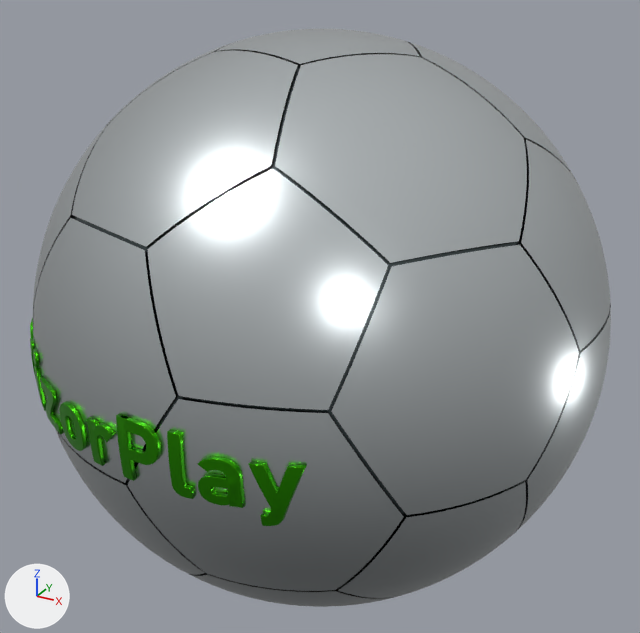
Before and after pictures for a commit that changed the glTF model ui/assets/vizorplay-football.glb.
Rendered twice from a 50 mm camera at (1.421, -2.596, 1.301) aimed at (-0.003, -0.007, 0.006). Lighting does not change. The marker at lower left points along +X, +Y and +Z. The first picture is the older version. Where no turn or scale is listed for an object, it has been applied to the vertices.

Objects in the first picture: 'Chrome football panels', 'Emerald chrome VizorPlay', 'Recessed seam backing'.
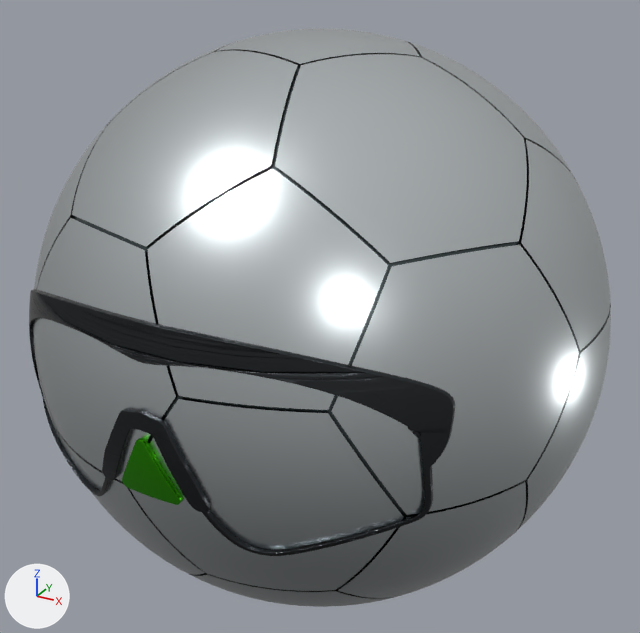
Pixel boxes (x1, y1, x2, y2) of what changed, in the pictures (640 x 633 px):
```json
{"object": "Embossed VizorPlay visor", "change": "added", "after": [29, 289, 455, 556]}
{"object": "Emerald chrome VizorPlay", "change": "deleted", "before": [30, 318, 307, 526], "on screen": "green"}
{"object": "Embossed VizorPlay play mark", "change": "added", "after": [122, 437, 183, 505], "on screen": "green"}
```

Edits to the scene script, one JSON object a line:
```json
{"op": "add", "block": "mat_graphite_chrome_visor", "code": ["mat_graphite_chrome_visor = principled_material('Graphite chrome visor')", "mat_graphite_chrome_visor.base_color = (0.05, 0.055, 0.06)  # dark grey #3f4245", "mat_graphite_chrome_visor.metallic = 1.0", "mat_graphite_chrome_visor.roughness = 0.3"]}
{"op": "add", "block": "me_curve", "code": ["me_curve = bpy.data.meshes.new('Curve')", "me_curve.from_pydata(...)  # 10392 vertices, 20762 faces; spans x -0.75..0.75, y -1.01..-0.64, z -0.31..0.35", "me_curve.materials.append(mat_graphite_chrome_visor)  # dark grey #3f4245"]}
{"op": "add", "block": "me_curve_001", "code": ["me_curve_001 = bpy.data.meshes.new('Curve.001')", "me_curve_001.from_pydata(...)  # 1140 vertices, 2276 faces; spans x -0.101..0.102, y -1.016..-0.983, z -0.164..0.026", "me_curve_001.materials.append(mat_clipmaker_emerald_chrome)  # green #42b812"]}
{"op": "remove", "block": "ob_emerald_chrome_vizorplay", "code": ["ob_emerald_chrome_vizorplay = bpy.data.objects.new('Emerald chrome VizorPlay', me_embossed_vizorplay)", "ob_emerald_chrome_vizorplay.location = (0.0, 0.0, 0.0)"]}
{"op": "add", "block": "ob_embossed_vizorplay_visor", "code": ["ob_embossed_vizorplay_visor = bpy.data.objects.new('Embossed VizorPlay visor', me_curve)", "ob_embossed_vizorplay_visor.location = (0.0, 0.0, 0.0)"]}
{"op": "add", "block": "ob_embossed_vizorplay_play_mark", "code": ["ob_embossed_vizorplay_play_mark = bpy.data.objects.new('Embossed VizorPlay play mark', me_curve_001)", "ob_embossed_vizorplay_play_mark.location = (0.0, 0.0, 0.0)"]}
```
